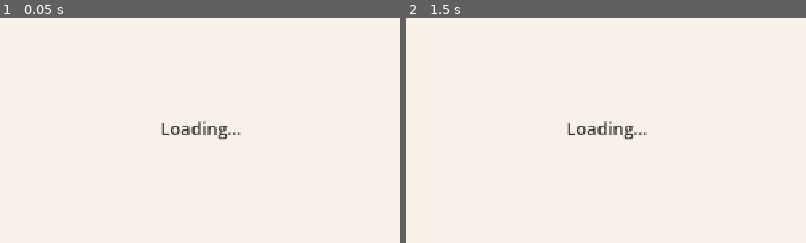
Above: before the commit, frames 1-2 (left to right).
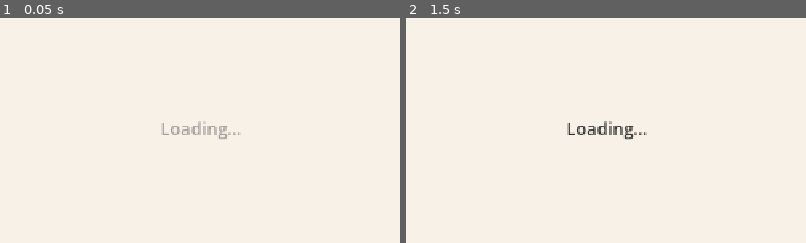
Above: after the commit, the same moments.

Repository: waigore/simplechessv2
Game: Godot game, scene res://main.tscn
Two runs of this game, one before a commit and one after it. Both use one fixed random seed, a clock stepped at 60 frames per second and the inputs below.
Inputs (mouse positions are % of the whole screen's width and height, from its top left):
- Up to frame 1 (0.05 s): no input
- Up to frame 2 (1.5 s): click (3, 17) at 0.52 s; type "12" at 0.6 s; click "Resume" at 1.25 s
The pictures show only the part of the screen within x 25-75%, y 25-75%; the shares and areas given below are measured in that part.

The runs differ from the first frame. In frame 1, 0.5% of the frame differs, in the area x 40-61%, y 45-55%; in frame 2, nothing differs.

Commit message:
Fix UIS.M1–M3 motion and B7 point on mode-pick exception controls.
Verification of #57 failed on missing ease-out panel/focus transitions and
IN.point hover for Confirm/Cancel/Dismiss; address those before re-verify.

Co-authored-by: Cursor <cursoragent@cursor.com>

Diff:
--- a/game/entry_spine_test.gd
+++ b/game/entry_spine_test.gd
@@ -29,11 +29,15 @@
 	if _error.is_empty():
 		_error = _locale_cycle()
 	if _error.is_empty():
+		_error = _exception_point_hover()
+	if _error.is_empty():
 		_error = _quit_confirm_cancel()
 	if _error.is_empty():
 		_error = _shared_path()
 	if _error.is_empty():
 		_error = _string_table()
+	if _error.is_empty():
+		_error = _uis_motion_present()
 	if _error.is_empty():
 		quit(0)
 		return
@@ -69,6 +73,39 @@
 	return ""
 
 
+func _exception_point_hover() -> String:
+	## B7: pointer moved over Confirm / Cancel / Dismiss emits IN.point.
+	_router.handle_control("mode-pick", "C3")
+	var mode_pick := _mode_pick()
+	var err := _assert_hover(mode_pick, "S3", "ConfirmQuit", "confirm")
+	if not err.is_empty():
+		return err
+	err = _assert_hover(mode_pick, "S3", "CancelQuit", "cancel")
+	if not err.is_empty():
+		return err
+	_router.handle_control("mode-pick", "cancel")
+	_router.show_save_failure()
+	err = _assert_hover(mode_pick, "S4", "DismissSave", "dismiss")
+	if not err.is_empty():
+		return err
+	_router.handle_control("mode-pick", "dismiss")
+	return ""
+
+
+func _assert_hover(
+	mode_pick: ModePickPanel, expect_state: String, node_name: String, control_id: String
+) -> String:
+	if mode_pick.ui_state != expect_state:
+		return "point hover setup: need %s" % expect_state
+	var button := mode_pick.find_child(node_name, true, false) as Button
+	if button == null:
+		return "%s missing" % node_name
+	button.mouse_entered.emit()
+	if _presentation.last_point_control != control_id:
+		return "B7 hover %s did not set last_point_control" % node_name
+	return ""
+
+
 func _quit_confirm_cancel() -> String:
 	_router.handle_control("mode-pick", "C3")
 	var mode_pick := _mode_pick()
@@ -81,6 +118,19 @@
 	_router.handle_control("mode-pick", "confirm")
 	if _router.stage != "session-ended" or not _router.session_ended:
 		return "confirm did not end sitting"
+	return ""
+
+
+func _uis_motion_present() -> String:
+	if UiChrome.M1_S < 0.15 or UiChrome.M1_S > 0.25:
+		return "UIS.M1 duration out of range"
+	if UiChrome.M2_S > 0.15:
+		return "UIS.M2 duration over 0.15"
+	if UiChrome.M3_S > 0.2:
+		return "UIS.M3 duration over 0.2"
+	var mode_pick := _mode_pick()
+	if not mode_pick.has_meta("_uis_m1_tween") and mode_pick.modulate.a < 1.0:
+		return "mode-pick missing M1 transition path"
 	return ""
 
 
@@ -105,6 +155,18 @@
 
 
 func _shared_path_continued(setup: SharedSetupPanel) -> String:
+	var err := _cycle_setup_options(setup)
+	if not err.is_empty():
+		return err
+	_router.handle_control("shared-setup", "C6")
+	if _router.stage != "mode-pick":
+		return "Back → mode-pick"
+	if setup == null:
+		return "setup missing"
+	return _shared_start_and_save()
+
+
+func _cycle_setup_options(setup: SharedSetupPanel) -> String:
 	_router.handle_control("shared-setup", "C3")
 	if _router.increment != 5:
 		return "increment cycle"
@@ -114,12 +176,16 @@
 	_router.handle_control("shared-setup", "C4")
 	if _router.advice_on:
 		return "advice toggle"
-	_router.handle_control("shared-setup", "C6")
-	if _router.stage != "mode-pick":
-		return "Back → mode-pick"
-	if setup == null:
-		return "setup missing"
-	return _shared_start_and_save()
+	## Unavailable C3 when Untimed must not activate.
+	_router.handle_control("shared-setup", "C2")
+	_router.handle_control("shared-setup", "C2")
+	if _router.clock != "untimed":
+		return "clock back to Untimed"
+	var before_inc := _router.increment
+	setup._on_activate("C3")
+	if _router.increment != before_inc:
+		return "unavailable C3 activated"
+	return ""
 
 
 func _shared_start_and_save() -> String:
--- a/game/mode_pick_panel.gd
+++ b/game/mode_pick_panel.gd
@@ -117,11 +117,13 @@
 	_confirm_ok.name = "ConfirmQuit"
 	_confirm_ok.pressed.connect(_on_activate.bind("confirm"))
 	_confirm_ok.focus_entered.connect(_on_point.bind("confirm"))
+	_confirm_ok.mouse_entered.connect(_on_point.bind("confirm"))
 	confirm_row.add_child(_confirm_ok)
 	_confirm_cancel = Button.new()
 	_confirm_cancel.name = "CancelQuit"
 	_confirm_cancel.pressed.connect(_on_activate.bind("cancel"))
 	_confirm_cancel.focus_entered.connect(_on_point.bind("cancel"))
+	_confirm_cancel.mouse_entered.connect(_on_point.bind("cancel"))
 	confirm_row.add_child(_confirm_cancel)
 
 	_save_box = VBoxContainer.new()
@@ -136,6 +138,7 @@
 	_dismiss.name = "DismissSave"
 	_dismiss.pressed.connect(_on_activate.bind("dismiss"))
 	_dismiss.focus_entered.connect(_on_point.bind("dismiss"))
+	_dismiss.mouse_entered.connect(_on_point.bind("dismiss"))
 	_save_box.add_child(_dismiss)
 
 	_style_all()
@@ -199,11 +202,31 @@
 
 func _show_state(state_id: String) -> void:
 	ui_state = state_id
-	_default_box.visible = state_id == "S1" or state_id == "S4"
-	_confirm_box.visible = state_id == "S3"
-	_save_box.visible = state_id == "S4"
+	_confirm_box.visible = false
+	_save_box.visible = false
 	_style_all()
+	# Animate sub-panels only when this screen is already up (avoid nested M1 fade).
+	var animate := visible and modulate.a > 0.5
+	match state_id:
+		"S3":
+			_default_box.visible = false
+			_reveal_box(_confirm_box, animate)
+		"S4":
+			_default_box.visible = true
+			_default_box.modulate.a = 1.0
+			_reveal_box(_save_box, animate)
+		_:
+			_default_box.visible = false
+			_reveal_box(_default_box, animate)
 	_focus_first()
+
+
+func _reveal_box(box: Control, animate: bool) -> void:
+	if animate:
+		UiChrome.transition_in(box)
+	else:
+		box.visible = true
+		box.modulate.a = 1.0
 
 
 func _focus_first() -> void:
--- a/game/presentation.gd
+++ b/game/presentation.gd
@@ -187,9 +187,9 @@
 
 func _show_loading() -> void:
 	current_screen = LOADING_SCREEN
-	_loading.visible = true
+	_hide_panels()
 	_loading.text = StringTable.mode_pick("loading", _router.locale)
-	_hide_panels()
+	UiChrome.transition_in(_loading)
 
 
 func _show_mode_pick(state: Dictionary) -> void:
@@ -199,7 +199,6 @@
 	_shared_setup.visible = false
 	_shared_play_stub.visible = false
 	_ended_label.visible = false
-	_mode_pick.visible = true
 	var ui_state := str(state.get("ui_state", "S1"))
 	_mode_pick.configure(
 		str(state.get("locale", _router.locale)),
@@ -207,6 +206,7 @@
 		_ui_font
 	)
 	_mode_pick.set_ui_state(ui_state)
+	UiChrome.transition_in(_mode_pick)
 
 
 func _show_shared_setup(state: Dictionary) -> void:
@@ -216,7 +216,6 @@
 	_mode_pick.visible = false
 	_shared_play_stub.visible = false
 	_ended_label.visible = false
-	_shared_setup.visible = true
 	_shared_setup.configure(
 		str(state.get("locale", _router.locale)),
 		str(state.get("white_seat", _router.white_seat)),
@@ -226,6 +225,8 @@
 		bool(state.get("options_locked", _router.options_locked)),
 		_ui_font
 	)
+	UiChrome.transition_in(_shared_setup)
+	_shared_setup.focus_first()
 
 
 func _show_shared_play(_state: Dictionary) -> void:
@@ -234,7 +235,7 @@
 	_mode_pick.visible = false
 	_shared_setup.visible = false
 	_ended_label.visible = false
-	_shared_play_stub.visible = true
+	UiChrome.transition_in(_shared_play_stub)
 	_router.note_board_playable()
 
 
@@ -242,14 +243,18 @@
 	current_screen = SESSION_ENDED
 	_loading.visible = false
 	_hide_panels()
-	_ended_label.visible = true
+	UiChrome.transition_in(_ended_label)
 
 
 func _hide_panels() -> void:
 	_mode_pick.visible = false
-	_shared_setup.visible = false
-	_shared_play_stub.visible = false
-	_ended_label.visible = false
+	_mode_pick.modulate.a = 1.0
+	_shared_setup.visible = false
+	_shared_setup.modulate.a = 1.0
+	_shared_play_stub.visible = false
+	_shared_play_stub.modulate.a = 1.0
+	_ended_label.visible = false
+	_ended_label.modulate.a = 1.0
 
 
 func _on_mode_pick_control(control_id: String) -> void:
--- a/game/shared_setup_panel.gd
+++ b/game/shared_setup_panel.gd
@@ -27,6 +27,7 @@
 func _ready() -> void:
 	_build()
 	refresh()
+	focus_first()
 
 
 func configure(
@@ -74,6 +75,9 @@
 	_seat.disabled = options_locked
 	_clock.disabled = options_locked
 	_style_all()
+
+
+func focus_first() -> void:
 	_focus_first()
 
 
@@ -175,6 +179,17 @@
 	if options_locked and control_id in ["C1", "C2", "C3"]:
 		return
 	control_activated.emit(control_id)
+	match control_id:
+		"C1":
+			UiChrome.tween_value_modulate(_seat)
+		"C2":
+			UiChrome.tween_value_modulate(_clock)
+		"C3":
+			UiChrome.tween_value_modulate(_increment)
+		"C4":
+			UiChrome.tween_value_modulate(_advice)
+		_:
+			pass
 
 
 func _on_point(control_id: String) -> void:
--- a/game/ui_chrome.gd
+++ b/game/ui_chrome.gd
@@ -14,6 +14,12 @@
 const BODY_PX := 16
 const TITLE_PX := 28
 const RADIUS := 8
+## UIS.M1 screen / panel transition (0.15–0.25 s ease-out).
+const M1_S := 0.2
+## UIS.M2 focus / selection change (≤0.15 s ease-out).
+const M2_S := 0.12
+## UIS.M3 value change (≤0.2 s ease-out; no bounce).
+const M3_S := 0.18
 
 const ICON_SHARED := "01a15dc4-969f-78fc-abb4-616df8fb4273"
 const ICON_QUIT := "01a15dc4-969f-7176-8475-f6cd65a63925"
@@ -30,27 +36,103 @@
 	button.add_theme_font_size_override("font_size", BODY_PX)
 	button.add_theme_color_override("font_color", COLOR_INK)
 	button.add_theme_color_override("font_disabled_color", Color(COLOR_INK, 0.4))
-	var normal := StyleBoxFlat.new()
+	var base_border := COLOR_ACCENT if (primary or last_mode) else COLOR_BORDER
+	var hover_border := COLOR_TABLE if not primary else COLOR_ACCENT.darkened(0.12)
+	var normal: StyleBoxFlat
+	var already_bound: bool = button.get_meta("_uis_m2_bound", false)
+	if already_bound:
+		normal = button.get_meta("_uis_m2_box") as StyleBoxFlat
+	else:
+		normal = StyleBoxFlat.new()
 	normal.bg_color = COLOR_ACCENT if primary else COLOR_BG
-	normal.border_color = COLOR_ACCENT if (primary or last_mode) else COLOR_BORDER
+	normal.border_color = base_border
 	normal.set_border_width_all(1)
 	normal.set_corner_radius_all(RADIUS)
 	normal.content_margin_left = 20
 	normal.content_margin_right = 20
 	normal.content_margin_top = 11
 	normal.content_margin_bottom = 11
+	# Same box for normal/hover/focus so M2 can ease border changes (no theme snap).
 	button.add_theme_stylebox_override("normal", normal)
-	var hover := normal.duplicate() as StyleBoxFlat
-	hover.border_color = COLOR_TABLE if not primary else COLOR_ACCENT.darkened(0.12)
-	button.add_theme_stylebox_override("hover", hover)
-	var focus := normal.duplicate() as StyleBoxFlat
-	focus.border_color = COLOR_ACCENT
-	focus.set_border_width_all(2)
-	button.add_theme_stylebox_override("focus", focus)
+	button.add_theme_stylebox_override("hover", normal)
+	button.add_theme_stylebox_override("focus", normal)
 	var disabled := normal.duplicate() as StyleBoxFlat
 	disabled.bg_color = Color(COLOR_BG, 0.7)
 	disabled.border_color = COLOR_BORDER
 	button.add_theme_stylebox_override("disabled", disabled)
+	if already_bound:
+		button.set_meta("_uis_m2_base", base_border)
+		button.set_meta("_uis_m2_hover", hover_border)
+	else:
+		_bind_selection_motion(button, normal, base_border, hover_border)
+
+
+static func transition_in(node: CanvasItem, duration: float = M1_S) -> void:
+	if node == null:
+		return
+	if node.has_meta("_uis_m1_tween"):
+		var prior: Variant = node.get_meta("_uis_m1_tween")
+		if prior is Tween:
+			(prior as Tween).kill()
+	node.visible = true
+	node.modulate.a = 0.0
+	var tw := node.create_tween()
+	tw.set_ease(Tween.EASE_OUT)
+	tw.set_trans(Tween.TRANS_QUAD)
+	tw.tween_property(node, "modulate:a", 1.0, duration)
+	node.set_meta("_uis_m1_tween", tw)
+
+
+static func tween_value_modulate(node: CanvasItem, duration: float = M3_S) -> void:
+	## Brief ease-out flash for value changes (UIS.M3); no bounce.
+	if node == null:
+		return
+	node.modulate = Color(1.08, 1.05, 0.95, 1.0)
+	var tw := node.create_tween()
+	tw.set_ease(Tween.EASE_OUT)
+	tw.set_trans(Tween.TRANS_QUAD)
+	tw.tween_property(node, "modulate", Color.WHITE, duration)
+
+
+static func _bind_selection_motion(
+	button: Button, box: StyleBoxFlat, base_border: Color, hover_border: Color
+) -> void:
+	if button.get_meta("_uis_m2_bound", false):
+		return
+	button.set_meta("_uis_m2_bound", true)
+	button.set_meta("_uis_m2_box", box)
+	button.set_meta("_uis_m2_base", base_border)
+	button.set_meta("_uis_m2_hover", hover_border)
+	button.mouse_entered.connect(_on_button_emphasis.bind(button, true))
+	button.mouse_exited.connect(_on_button_emphasis.bind(button, false))
+	button.focus_entered.connect(_on_button_emphasis.bind(button, true))
+	button.focus_exited.connect(_on_button_emphasis.bind(button, false))
+
+
+static func _on_button_emphasis(button: Button, emphasized: bool) -> void:
+	if button.disabled:
+		return
+	var box: StyleBoxFlat = button.get_meta("_uis_m2_box") as StyleBoxFlat
+	if box == null:
+		return
+	var base_border: Color = button.get_meta("_uis_m2_base") as Color
+	var hover_border: Color = button.get_meta("_uis_m2_hover") as Color
+	var target_border := hover_border if emphasized else base_border
+	var target_width := 2.0 if emphasized and button.has_focus() else 1.0
+	if button.has_meta("_uis_m2_tween"):
+		var prior: Variant = button.get_meta("_uis_m2_tween")
+		if prior is Tween:
+			(prior as Tween).kill()
+	var tw := button.create_tween()
+	tw.set_ease(Tween.EASE_OUT)
+	tw.set_trans(Tween.TRANS_QUAD)
+	tw.set_parallel(true)
+	tw.tween_property(box, "border_color", target_border, M2_S)
+	tw.tween_property(box, "border_width_left", target_width, M2_S)
+	tw.tween_property(box, "border_width_top", target_width, M2_S)
+	tw.tween_property(box, "border_width_right", target_width, M2_S)
+	tw.tween_property(box, "border_width_bottom", target_width, M2_S)
+	button.set_meta("_uis_m2_tween", tw)
 
 
 static func style_label(label: Label, title: bool = false) -> void:
